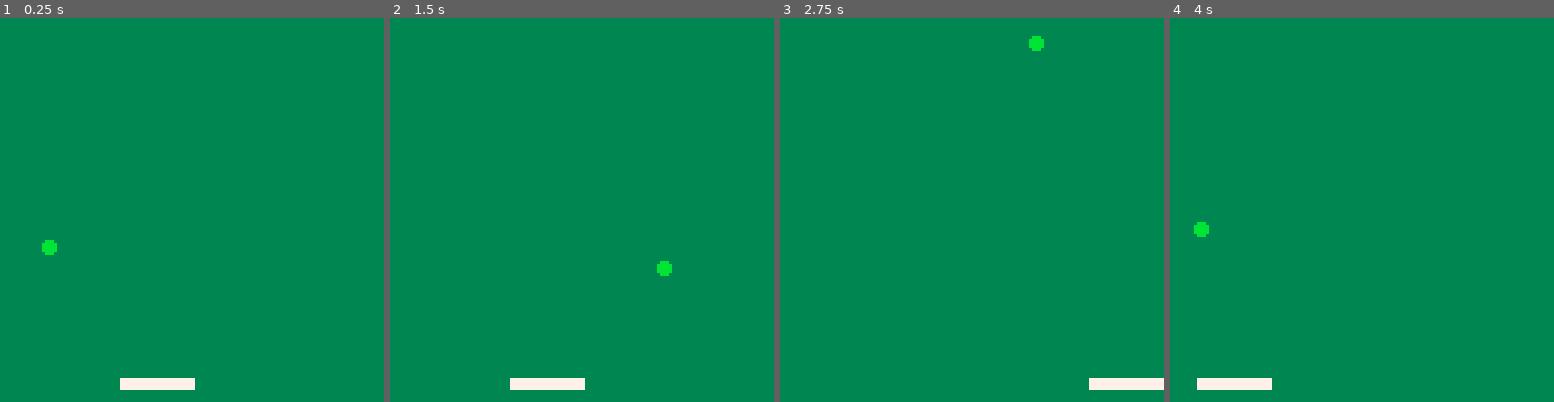
Above: before the commit, frames 1-4 (left to right).
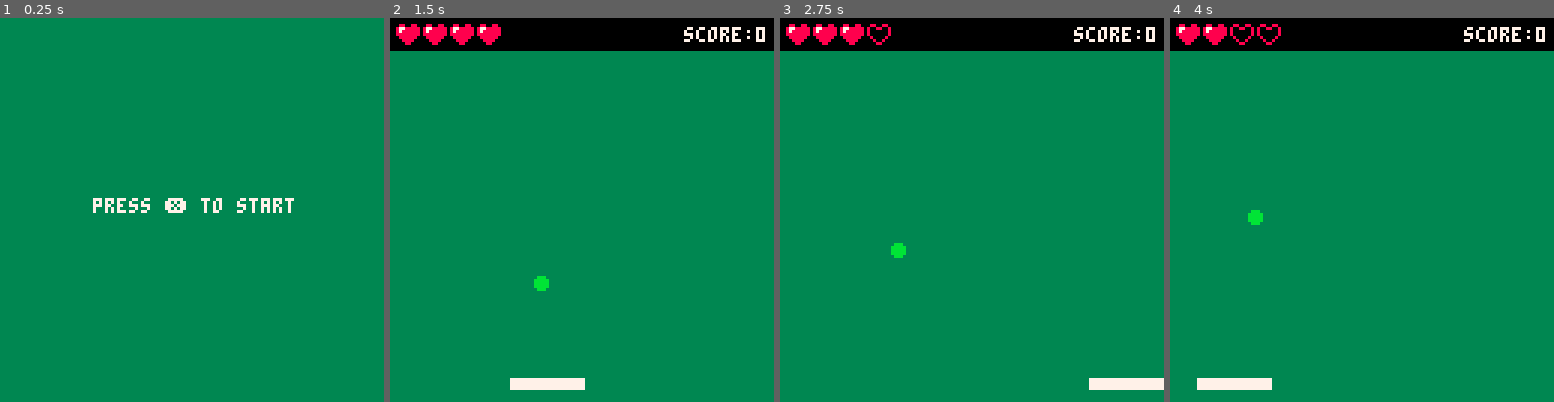
Above: after the commit, the same moments.

Repository: mattmuroya/pico-8
Game: PICO-8 cartridge carts/breakout/breakout.p8
Same seed, same stepped clock (60 frames per second), same inputs: the game is played once before the commit and once after it.
Inputs:
- Up to frame 1 (0.25 s): no input
- Up to frame 2 (1.5 s): tap O (Z key) at 0.7 s
- Up to frame 3 (2.75 s): hold Right 1.6-2.1 s; tap O (Z key) at 1.7, 2.1, 2.5 s; hold Right from 2.47 s (still down)
- Up to frame 4 (4 s): tap O (Z key) at 2.9, 3.3, 3.7 s; release Right at 3.03 s; hold Left 3.08-3.58 s

The runs differ from the first frame. In frame 1, 1.6% of the frame differs, in the area x 10-77%, y 46-97%; in frame 2, 8.9%, in the area x 0-100%, y 0-72%; in frame 3, 8.7%; in frame 4, 8.9%.

Commit message:
Set up state machine

Diff:
--- a/carts/breakout/breakout.p8
+++ b/carts/breakout/breakout.p8
@@ -1,22 +1,128 @@
 pico-8 cartridge // http://www.pico-8.com
 version 41
 __lua__
+-- utils
 
 function log(input)
 	printh("> " .. tostr(input))
 end
 
-function opposite_dir(a, b)
-	return a.dx ~= 0 and b.dx ~=0 and a.dx ~ b.dx < 0
-end
+-->8
+-- main loop
 
 function _init()
 	cls()
-
-	initial_speed = 1
-
+	mode = "start"
+end
+
+function _update60()
+	if mode == "start" then update_start() end
+	if mode == "over" then update_over() end
+	if mode == "game" then update_game() end
+end
+
+function _draw()
+	if mode == "start" then draw_start() end
+	if mode == "over" then draw_over() end
+	if mode == "game" then draw_game() end
+end
+
+-->8
+-- update functions
+
+function update_start()
+	if btn(4) then init_game() end
+end
+
+function update_over()
+	if btn(4) then init_game() end
+end
+
+function update_game()
+	-- dampen paddle speed
+	paddle.dx *= 0.6
+	if abs(paddle.dx) < 0.5 then paddle.dx = 0 end
+
+	-- get input and set paddle speed
+	if btn(0) and btn(1) then
+		if prev_dir == "l" then paddle.dx=3
+		elseif prev_dir == "r" then paddle.dx=-3
+		end
+	elseif btn(0) then
+		prev_dir = "l"
+		paddle.dx=-3
+	elseif btn(1) then
+		prev_dir = "r"
+		paddle.dx=3
+	end
+
+	-- move paddle
+	paddle.x += paddle.dx
+
+	-- reset paddle if out of bounds
+	if paddle.x < 0 then paddle.x = 0 end
+	if paddle.x + paddle.w > 127 then paddle.x = 127 - paddle.w end
+
+	-- move ball
+	ball.x += ball.dx
+	ball.y += ball.dy
+
+	-- detect miss
+	if ball.y + ball.r > 127 then
+		lives -= 1
+		sfx(2)
+		if lives == 0 then
+			mode = "over"
+		else
+			ball.x = 2
+			ball.y = 40
+			ball.dx = 1
+			ball.dy = 1
+		end
+	end
+
+	-- collide ball with paddle
+	if collide(ball, paddle) then
+		if not prev_collided then
+			if prev_defl_x then ball.dx = -ball.dx end
+			ball.dy = -ball.dy
+			score += 1
+			sfx(1)
+		end
+		prev_collided = true
+	else
+		prev_collided = false
+	end
+
+	-- collide ball with walls; reset position if out of bounds
+	if ball.x + ball.r > 127 then
+		ball.x = 127 - ball.r
+		ball.dx = -ball.dx
+		sfx(0)
+	end
+	if ball.x - ball.r < 0 then
+		ball.x = ball.r
+		ball.dx = -ball.dx
+		sfx(0)
+	end
+	if ball.y - ball.r <= 11  then
+		ball.y = ball.r + 11
+		ball.dy = -ball.dy
+		sfx(0)
+	end
+
+	-- calculate collision trajectory for next frame
+	prev_defl_x = deflect_x(ball, paddle)
+end
+
+function init_game()
 	prev_collided = false
 	prev_defl_x = false
+
+	max_lives = 4
+	lives = 4
+
+	score = 0
 
 	paddle = {}
 	paddle.w = 24
@@ -27,75 +133,13 @@
 
 	ball = {}
 	ball.r = 2
-	ball.x = 0
-	ball.y = 60
-	ball.dx = initial_speed
-	ball.dy = initial_speed
+	ball.x = 2
+	ball.y = 40
+	ball.dx = 1
+	ball.dy = 1
 	ball.c = 11
-end
-
-function _update60()
-	-- dampen paddle speed
-	paddle.dx *= 0.6
-	if abs(paddle.dx) < 0.5 then paddle.dx = 0 end
-
-	-- get input and set paddle speed
-	if btn(0) then paddle.dx = -3 end
-	if btn(1) then paddle.dx = 3 end
-
-	-- move paddle
-	paddle.x += paddle.dx
-
-	-- reset paddle if out of bounds
-	if paddle.x < 0 then paddle.x = 0 end
-	if paddle.x + paddle.w > 127 then paddle.x = 127 - paddle.w end
-
-	-- move ball
-	ball.x += ball.dx
-	ball.y += ball.dy
-
-	-- collide ball with wall; reset position if out of bounds
-	if ball.x + ball.r > 127 then
-		ball.x = 127 - ball.r
-		ball.dx = -ball.dx
-		sfx(0)
-	end
-	if ball.x - ball.r < 0 then
-		ball.x = ball.r
-		ball.dx = -ball.dx
-		sfx(0)
-	end
-	if ball.y - ball.r < 0 then
-		ball.y = ball.r
-		ball.dy = -ball.dy
-		sfx(0)
-	end
-	if ball.y + ball.r > 127 then
-		ball.x = 40
-		ball.y = 60
-		ball.dy = initial_speed
-		ball.dx = initial_speed
-		sfx(0)
-	end
-
-	-- collide ball with paddle
-	if collide(ball, paddle) then
-		if not prev_collided then
-			if prev_defl_x then ball.dx = -ball.dx end
-			ball.dy = -ball.dy
-		end
-		prev_collided = true
-	else
-		prev_collided = false
-	end
-
-	prev_defl_x = deflect_x(ball, paddle)
-end
-
-function _draw()
-	cls(3)
-	rectfill(paddle.x, paddle.y, paddle.x + paddle.w, paddle.y + paddle.h, 7)
-	circfill(ball.x, ball.y, ball.r, ball.c)
+
+	mode = "game"
 end
 
 function collide(ball, rect)
@@ -118,34 +162,66 @@
 	-- ball moving SE
 		corner_dx = rect.x - ball.x
 		corner_dy = rect.y - ball.y
-		return corner_dx >= 0 and slope >= corner_dy / corner_dx
+		return corner_dx > 0 and slope >= corner_dy / corner_dx
 	elseif slope > 0 and ball.dx < 0 then
 	--ball moving NW
 		corner_dx = rect.x + rect.w - ball.x
 		corner_dy = rect.y + rect.h - ball.y
-		return corner_dx <= 0 and slope >= corner_dy / corner_dx
+		return corner_dx < 0 and slope >= corner_dy / corner_dx
 	elseif slope < 0 and ball.dx > 0 then
 	-- ball moving NE
 		corner_dx = rect.x - ball.x
 		corner_dy = rect.y + rect.h - ball.y
-		return corner_dx >= 0 and slope <= corner_dy / corner_dx
+		return corner_dx > 0 and slope <= corner_dy / corner_dx
 	elseif slope < 0 and ball.dx < 0 then
 	-- ball moving SW
 		corner_dx = rect.x + rect.w - ball.x
 		corner_dy = rect.y - ball.y
-		return corner_dx <= 0 and slope <= corner_dy / corner_dx
-	end
+		return corner_dx < 0 and slope <= corner_dy / corner_dx
+	end
+end
+
+-->8
+-- draw functions
+
+function draw_start()
+	cls(3)
+	local str = "press ❎ to start"
+	print(str, 63 - (#str / 2) * 4, 60, 7)
+end
+
+function draw_over()
+	-- cls(3)
+	local str = "game over! press ❎ to retry"
+	print(str, 63 - (#str / 2) * 4, 60, 7)
+end
+
+function draw_game()
+	cls(3)
+	rectfill(0, 0, 127, 10, 0)
+
+	for i = 1, max_lives do
+		spr(lives >= i and 1 or 2, 2 + (i - 1) * 9, 2)
+	end
+
+	local str = "score:"..score
+	print(str, 126 - #str * 4, 3, 7)
+
+	rectfill(paddle.x, paddle.y, paddle.x + paddle.w, paddle.y + paddle.h, 7)
+	circfill(ball.x, ball.y, ball.r, ball.c)
 end
 
 __gfx__
-00000000000000000000000000000000000000000000000000000000000000000000000000000000000000000000000000000000000000000000000000000000
-00000000000000000000000000000000000000000000000000000000000000000000000000000000000000000000000000000000000000000000000000000000
-00700700000000000000000000000000000000000000000000000000000000000000000000000000000000000000000000000000000000000000000000000000
-00077000000000000000000000000000000000000000000000000000000000000000000000000000000000000000000000000000000000000000000000000000
-00077000000000000000000000000000000000000000000000000000000000000000000000000000000000000000000000000000000000000000000000000000
-00700700000000000000000000000000000000000000000000000000000000000000000000000000000000000000000000000000000000000000000000000000
+00000000088008800880088000000000000000000000000000000000000000000000000000000000000000000000000000000000000000000000000000000000
+00000000877888888008800800000000000000000000000000000000000000000000000000000000000000000000000000000000000000000000000000000000
+00700700878888888000000800000000000000000000000000000000000000000000000000000000000000000000000000000000000000000000000000000000
+00077000888888888000000800000000000000000000000000000000000000000000000000000000000000000000000000000000000000000000000000000000
+00077000088888800800008000000000000000000000000000000000000000000000000000000000000000000000000000000000000000000000000000000000
+00700700008888000080080000000000000000000000000000000000000000000000000000000000000000000000000000000000000000000000000000000000
+00000000000880000008800000000000000000000000000000000000000000000000000000000000000000000000000000000000000000000000000000000000
 __map__
 0000000000000000000000000000010000000000000000000000000000000000000000000000000000000000000000000000000000000000000000000000000000000000000000000000000000000000000000000000000000000000000000000000000000000000000000000000000000000000000000000000000000000000
 
 
 
+
Not shown, changed: the sound effects (__sfx__) section of carts/breakout/breakout.p8
